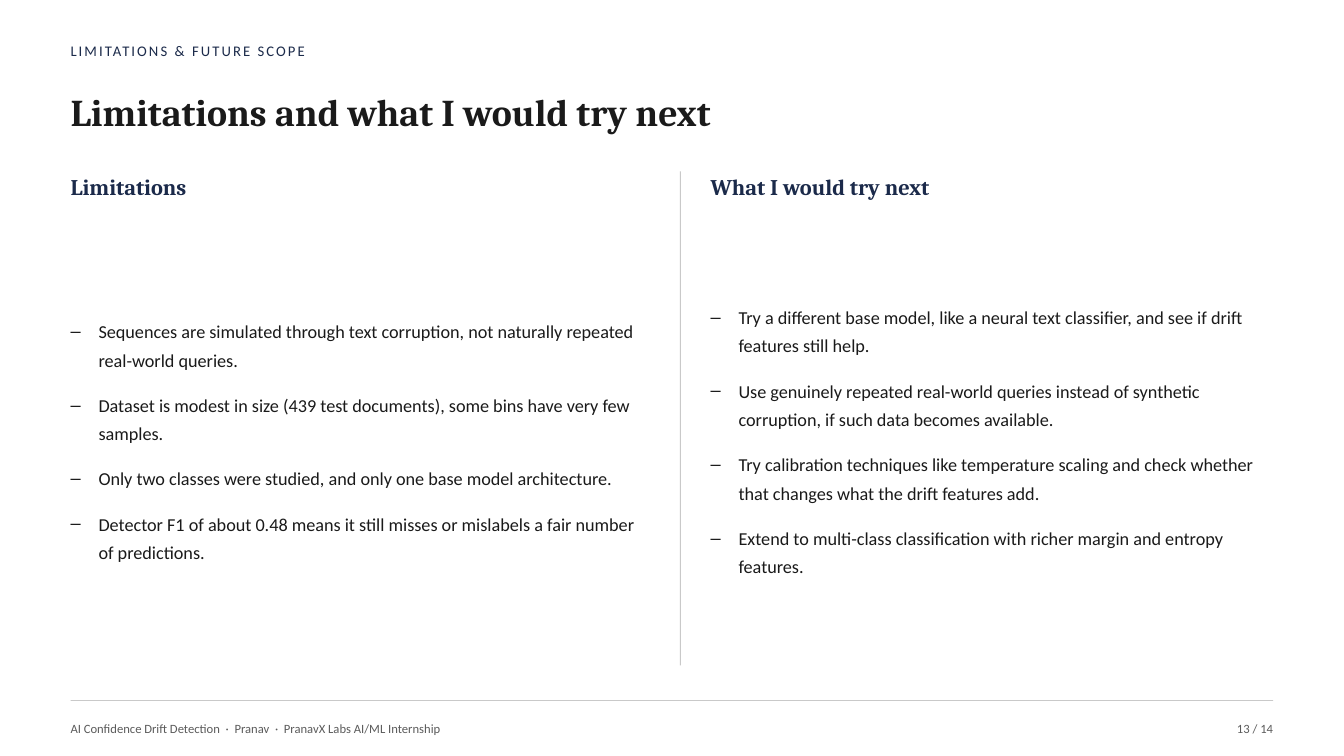
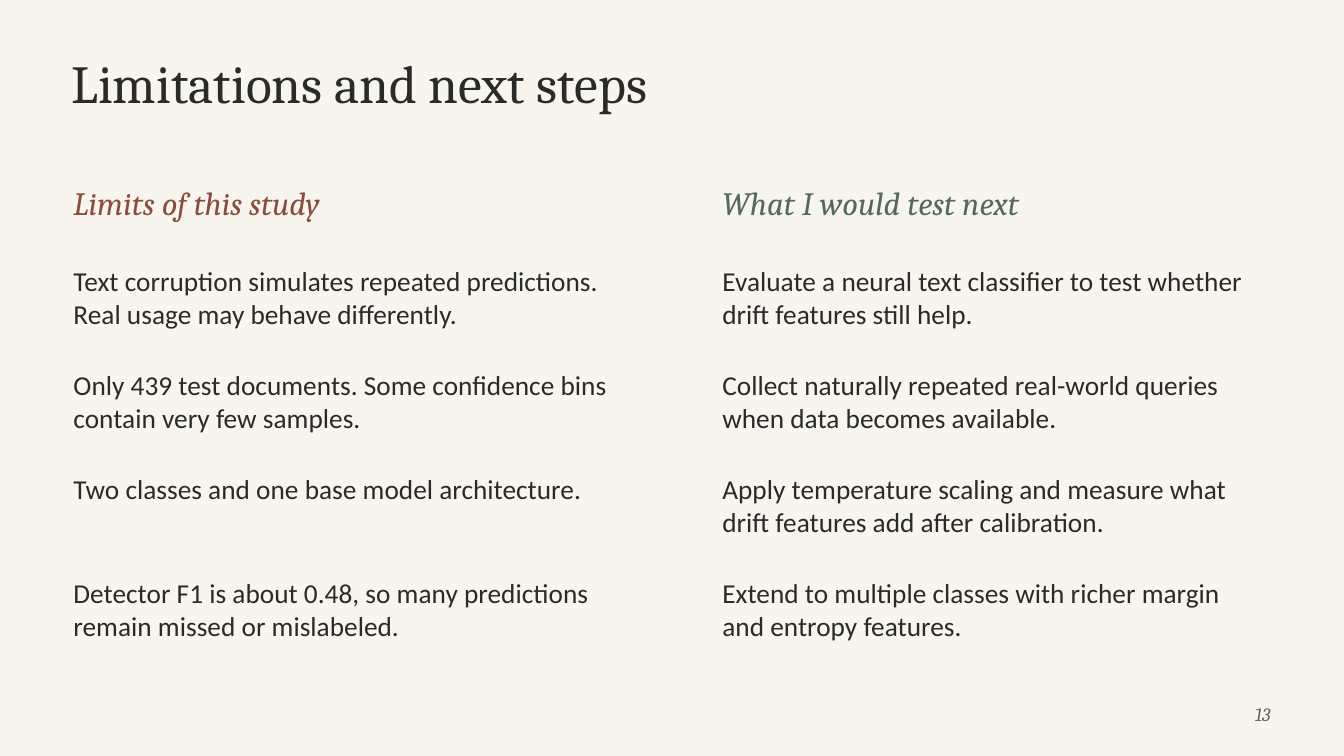
Before and after one commit to ahansardar/ai-confidence-drift, a slide deck: slide 13 of reports/presentation/AI_Confidence_Drift_Presentation.pptx. Drawn at 1344x756 pixels with LibreOffice and Linux fonts; fonts in the diff are those of the drawing. Boxes give left, top, right and bottom in pixels: in the first picture for what was removed or moved away, otherwise in the second. Text is boxed around its words. In the diff, an @@ line names an element or a change of style, - is before the commit and + after.

Commit message:
font change

```diff
--- a/reports/presentation/AI_Confidence_Drift_Presentation.pptx
+++ b/reports/presentation/AI_Confidence_Drift_Presentation.pptx
@@ background #FFFFFF to #F8F5EF @@
@@ text at (71,66,647,115): text changed; size 27 to 38.2 pt; text colour #1A1A1A to #292B28; bold off @@
-Limitations and what I would try next
+Limitations and next steps
@@ text removed at (71,100,267,127) @@
-LIMITATIONS & FUTURE SCOPE
@@ text removed at (71,179,187,195) @@
-Limitations
@@ line removed from (681, 171) to (681, 665) @@
@@ text added at (73,192,319,222), 23.2 pt, text #8B4C3B, italic @@
+Limits of this study
@@ text at (722,192,1019,215): text changed; size 16 to 23.2 pt; text colour #1B2A4A to #53695F; bold off; italic on @@
-What I would try next
+What I would test next
@@ vertical alignment middle to top in 4 elements at (722,192,1019,215), (71,66,647,115), (1255,708,1271,721), (73,272,598,329) @@
@@ text at (73,272,598,329): text changed; size 13 to 19.5 pt; text colour #1A1A1A to #292B28 @@
-– Sequences are simulated through text corruption, not naturally repeated real-world queries.
-– Dataset is modest in size (439 test documents), some bins have very few samples.
-– Only two classes were studied, and only one base model architecture.
-– Detector F1 of about 0.48 means it still misses or mislabels a fair number of predictions.
+Text corruption simulates repeated predictions. Real usage may behave differently.
@@ text added at (722,272,1242,329), 19.5 pt, text #292B28 @@
+Evaluate a neural text classifier to test whether drift features still help.
@@ text removed at (739,311,1253,573) @@
-– Try a different base model, like a neural text classifier, and see if drift features still help.
-– Use genuinely repeated real-world queries instead of synthetic corruption, if such data becomes available.
-– Try calibration techniques like temperature scaling and check whether that changes what the drift features add.
-– Extend to multi-class classification with richer margin and entropy features.
@@ text added at (73,376,607,433), 19.5 pt, text #292B28 @@
+Only 439 test documents. Some confidence bins contain very few samples.
@@ text added at (722,376,1217,428), 19.5 pt, text #292B28 @@
+Collect naturally repeated real-world queries when data becomes available.
@@ text added at (73,480,581,499), 19.5 pt, text #292B28 @@
+Two classes and one base model architecture.
@@ text added at (722,480,1226,532), 19.5 pt, text #292B28 @@
+Apply temperature scaling and measure what drift features add after calibration.
@@ text added at (73,584,588,636), 19.5 pt, text #292B28 @@
+Detector F1 is about 0.48, so many predictions remain missed or mislabeled.
@@ text added at (722,584,1220,641), 19.5 pt, text #292B28 @@
+Extend to multiple classes with richer margin and entropy features.
@@ line removed from (71, 701) to (1273, 701) @@
@@ text at (1255,708,1271,721): text changed; size 9 to 13.5 pt; font Calibri to Cambria; text colour #5B5B5B to #636761; italic on @@
-13 / 14
+13
@@ text removed at (71,724,440,735) @@
-AI Confidence Drift Detection · Pranav · PranavX Labs AI/ML Internship
```
Also in this commit, not shown: 10 other slides changed, 3 slides added, 3 slides removed.
